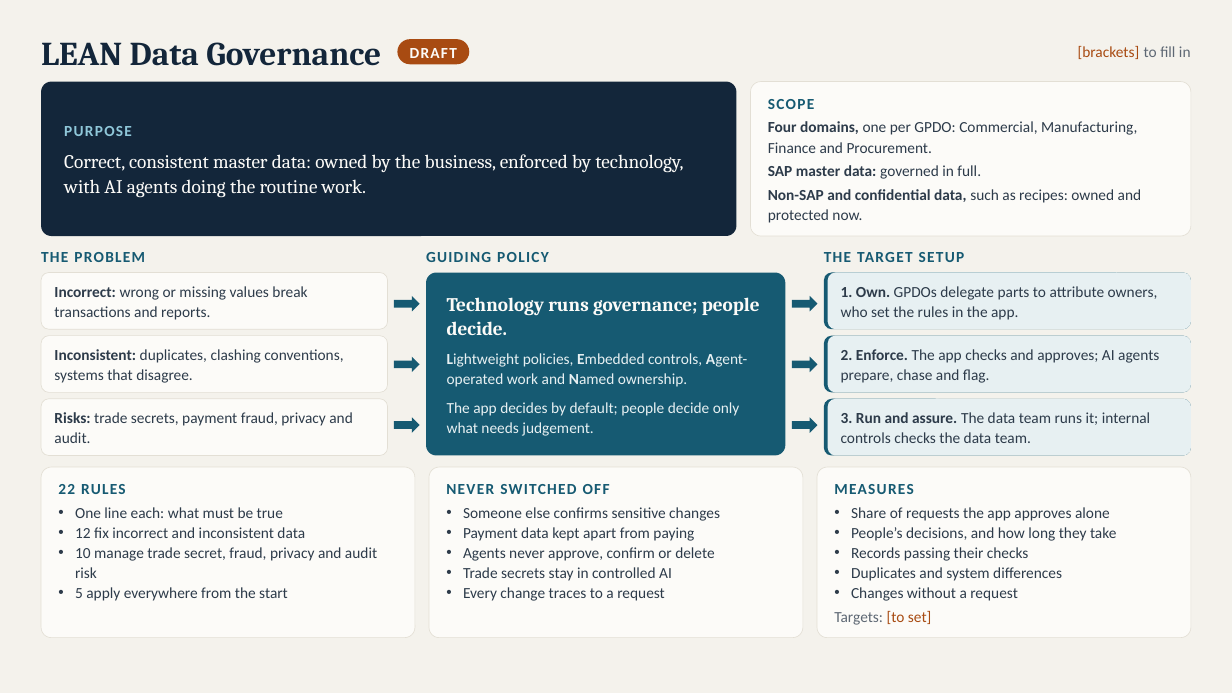
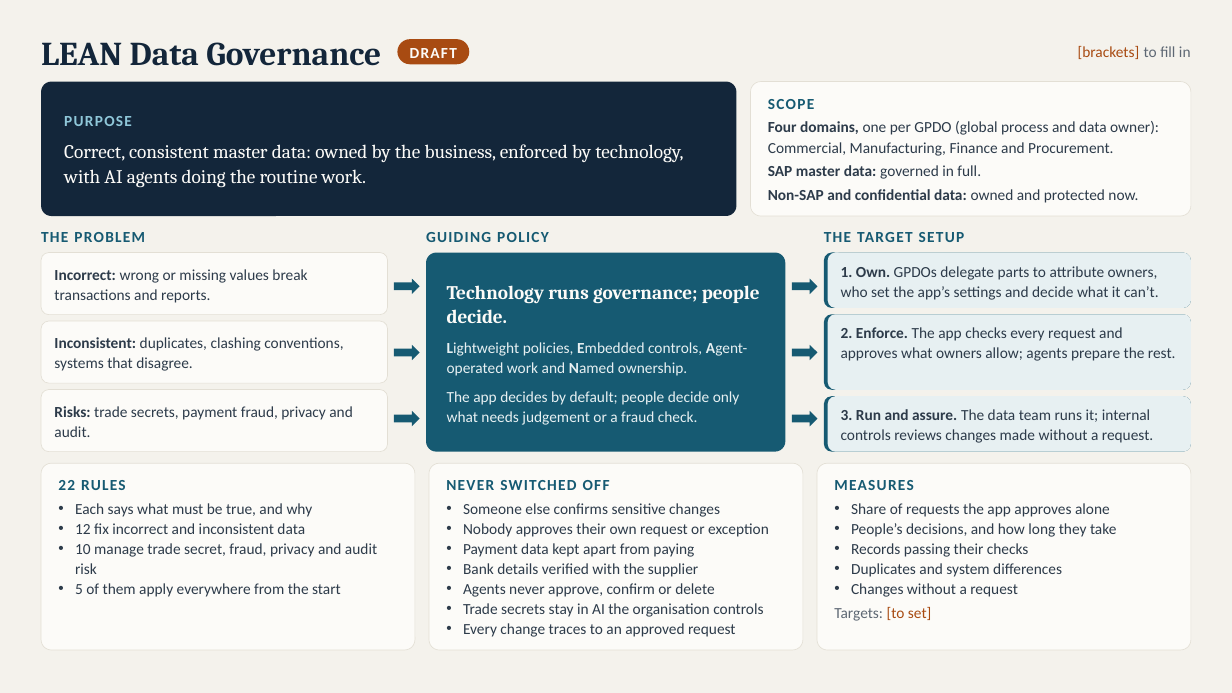
Before and after one commit to sreent/lean-framework, a slide deck: slide 1 of deck/lean-data-governance.pptx. Drawn at 1232x693 pixels with LibreOffice and Linux fonts; fonts in the diff are those of the drawing. Boxes give left, top, right and bottom in pixels: in the first picture for what was removed or moved away, otherwise in the second. Text is boxed around its words. In the diff, an @@ line names an element or a change of style, - is before the commit and + after.

```diff
--- a/deck/lean-data-governance.pptx
+++ b/deck/lean-data-governance.pptx
@@ rounded rectangle: place and size @@
-rounded rectangle at (41, 81, 737, 236)
+rounded rectangle at (41, 81, 737, 216)
@@ rounded rectangle: place and size @@
-rounded rectangle at (750, 81, 1191, 236)
+rounded rectangle at (750, 81, 1191, 216)
@@ text at (768, 121, 1159, 156): text changed @@
-Four domains, one per GPDO: Commercial, Manufacturing, Finance and Procurement.
+Four domains, one per GPDO (global process and data owner): Commercial, Manufacturing, Finance and Procurement.
@@ text at (768, 189, 1138, 203): text changed; bold on @@
-Non-SAP and confidential data, such as recipes: owned and protected now.
+Non-SAP and confidential data: owned and protected now.
@@ rounded rectangle: place and size @@
-rounded rectangle at (41, 273, 387, 329)
+rounded rectangle at (41, 252, 387, 314)
@@ rounded rectangle: place and size @@
-rounded rectangle at (426, 273, 786, 456)
+rounded rectangle at (426, 252, 786, 451)
@@ 4 texts, 2 rounded rectangles: place and size @@
-4 texts, 2 rounded rectangles at (41, 252, 1191, 329)
+4 texts, 2 rounded rectangles at (41, 232, 1191, 308)
@@ proportions changed in 15 elements at (824, 396, 1191, 452), (828, 396, 1191, 452), (817, 463, 1191, 650), (41, 463, 415, 650), (429, 463, 803, 650), (41, 390, 387, 452), (41, 81, 737, 216), (41, 321, 387, 383), (750, 81, 1191, 216), (426, 252, 786, 451), (824, 314, 1191, 390), (828, 314, 1191, 390), (41, 252, 387, 314), (824, 252, 1191, 308), (828, 252, 1191, 308) @@
@@ text at (841, 266, 1159, 300): text changed @@
-1. Own. GPDOs delegate parts to attribute owners, who set the rules in the app.
+1. Own. GPDOs delegate parts to attribute owners, who set the app’s settings and decide what it can’t.
@@ right arrow: place and size @@
-right arrow at (394, 296, 420, 311)
+right arrow at (394, 279, 420, 295)
@@ right arrow: place and size @@
-right arrow at (792, 296, 818, 311)
+right arrow at (792, 279, 818, 295)
@@ rounded rectangle: place and size @@
-rounded rectangle at (41, 335, 387, 392)
+rounded rectangle at (41, 321, 387, 383)
@@ rounded rectangle: place and size @@
-rounded rectangle at (824, 335, 1191, 392)
+rounded rectangle at (824, 314, 1191, 390)
@@ rounded rectangle: place and size @@
-rounded rectangle at (828, 335, 1191, 392)
+rounded rectangle at (828, 314, 1191, 390)
@@ text at (841, 327, 1176, 361): text changed @@
-2. Enforce. The app checks and approves; AI agents prepare, chase and flag.
+2. Enforce. The app checks every request and approves what owners allow; agents prepare the rest.
@@ 5 texts, 2 right arrows: place and size @@
-5 texts, 2 right arrows at (54, 126, 818, 387)
+5 texts, 2 right arrows at (54, 116, 818, 376)
@@ rounded rectangle: place and size @@
-rounded rectangle at (41, 399, 387, 456)
+rounded rectangle at (41, 390, 387, 452)
@@ text at (447, 391, 740, 425): text changed @@
-The app decides by default; people decide only what needs judgement.
+The app decides by default; people decide only what needs judgement or a fraud check.
@@ 6 texts, 2 rounded rectangles, 2 right arrows: place and size @@
-6 texts, 2 rounded rectangles, 2 right arrows at (54, 399, 1191, 625)
+6 texts, 2 rounded rectangles, 2 right arrows at (54, 396, 1191, 621)
@@ text at (841, 409, 1153, 443): text changed @@
-3. Run and assure. The data team runs it; internal controls checks the data team.
+3. Run and assure. The data team runs it; internal controls reviews changes made without a request.
@@ rounded rectangle: place and size @@
-rounded rectangle at (41, 467, 415, 638)
+rounded rectangle at (41, 463, 415, 650)
@@ rounded rectangle: place and size @@
-rounded rectangle at (429, 467, 803, 638)
+rounded rectangle at (429, 463, 803, 650)
@@ rounded rectangle: place and size @@
-rounded rectangle at (817, 467, 1191, 638)
+rounded rectangle at (817, 463, 1191, 650)
@@ text at (75, 503, 313, 517): text changed @@
-• One line each: what must be true
+• Each says what must be true, and why
@@ text at (463, 523, 769, 537): paragraph added @@
+• Nobody approves their own request or exception
@@ text at (463, 563, 698, 577): paragraph added @@
+• Bank details verified with the supplier
@@ text at (75, 583, 341, 597): text changed @@
-• 5 apply everywhere from the start
+• 5 of them apply everywhere from the start
@@ text at (463, 603, 763, 637): text changed @@
-• Trade secrets stay in controlled AI
-• Every change traces to a request
+• Trade secrets stay in AI the organisation controls
+• Every change traces to an approved request
```
Also in this commit, not shown: 4 other slides changed, 6 other files.
